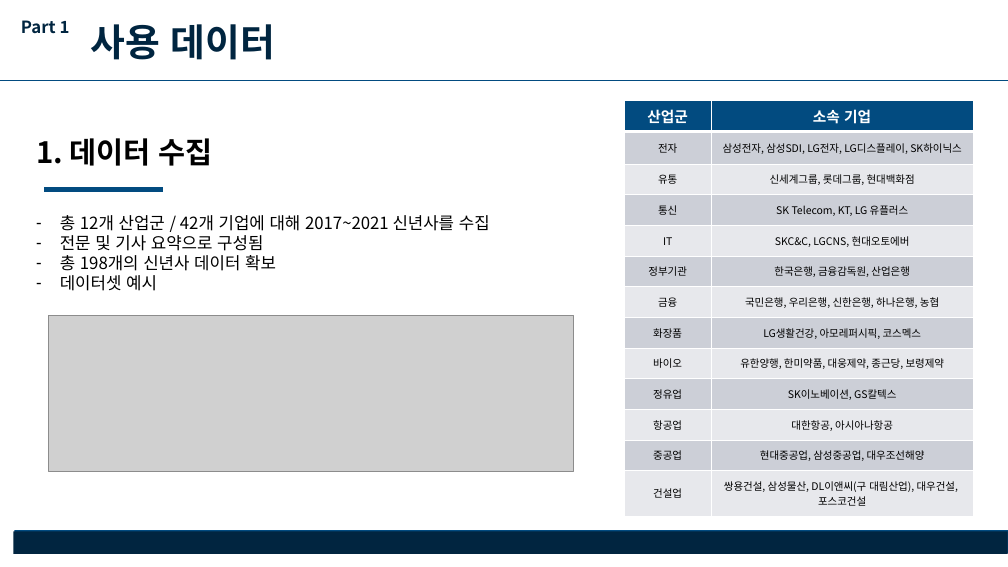
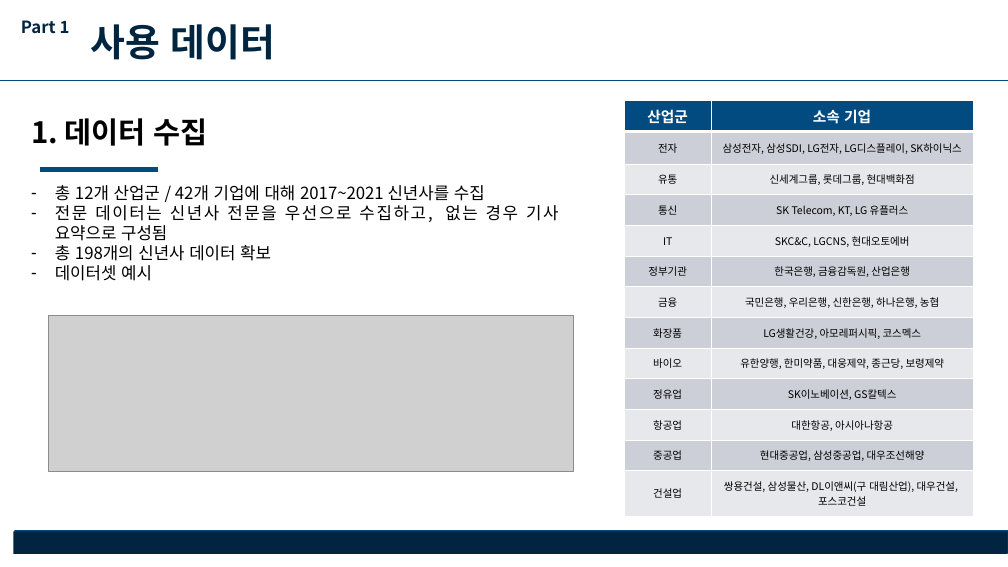
Before and after one commit to good5229/new_year_speech, a slide deck: slide 4 of 2021_2 비정형데이터 프로젝트 결과보고서.pptx. Drawn at 1008x567 pixels with LibreOffice and Linux fonts; fonts in the diff are those of the drawing; grey boxes stand for pictures. Boxes give left, top, right and bottom in pixels: in the first picture for what was removed or moved away, otherwise in the second. Text is boxed around its words. In the diff, an @@ line names an element or a change of style, - is before the commit and + after.

```diff
--- a/2021_2 비정형데이터 프로젝트 결과보고서.pptx
+++ b/2021_2 비정형데이터 프로젝트 결과보고서.pptx
@@ text "1. 데이터 수집" moved from (x1=36, y1=138, x2=213, y2=166) to (x1=31, y1=118, x2=208, y2=146) @@
@@ text "총 12개 산업군 / 42개 ..." moved from (x1=60, y1=215, x2=490, y2=291) to (x1=55, y1=185, x2=558, y2=281) @@
@@ line moved from (45, 190) - (163, 190) to (39, 170) - (159, 170) @@
@@ text at (x1=55, y1=205, x2=558, y2=241): text changed @@
-– 전문 및 기사 요약으로 구성됨
+– 전문 데이터는 신년사 전문을 우선으로 수집하고, 없는 경우 기사 요약으로 구성됨
```
Also in this commit, not shown: 3 other slides changed.
